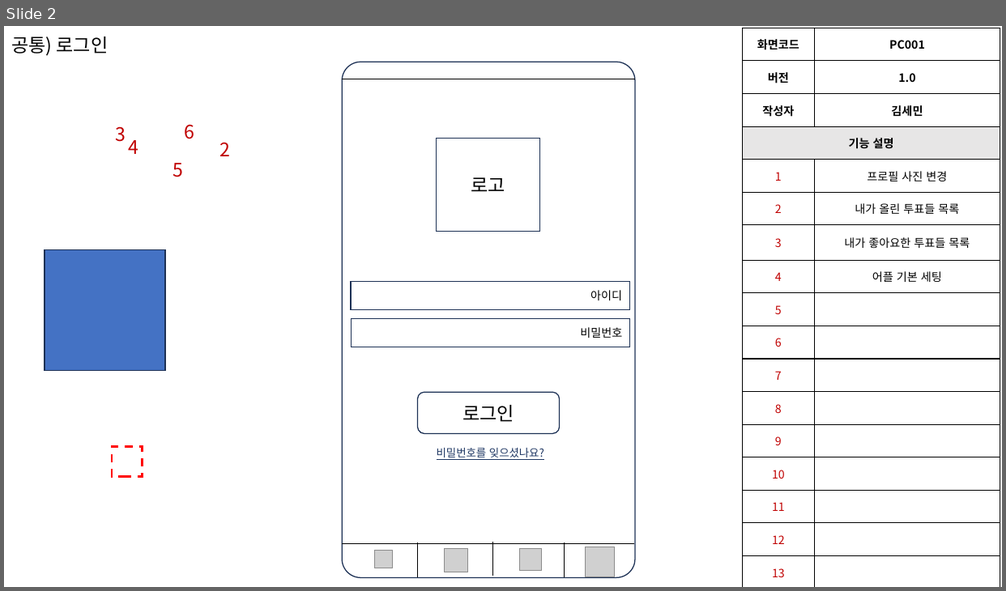
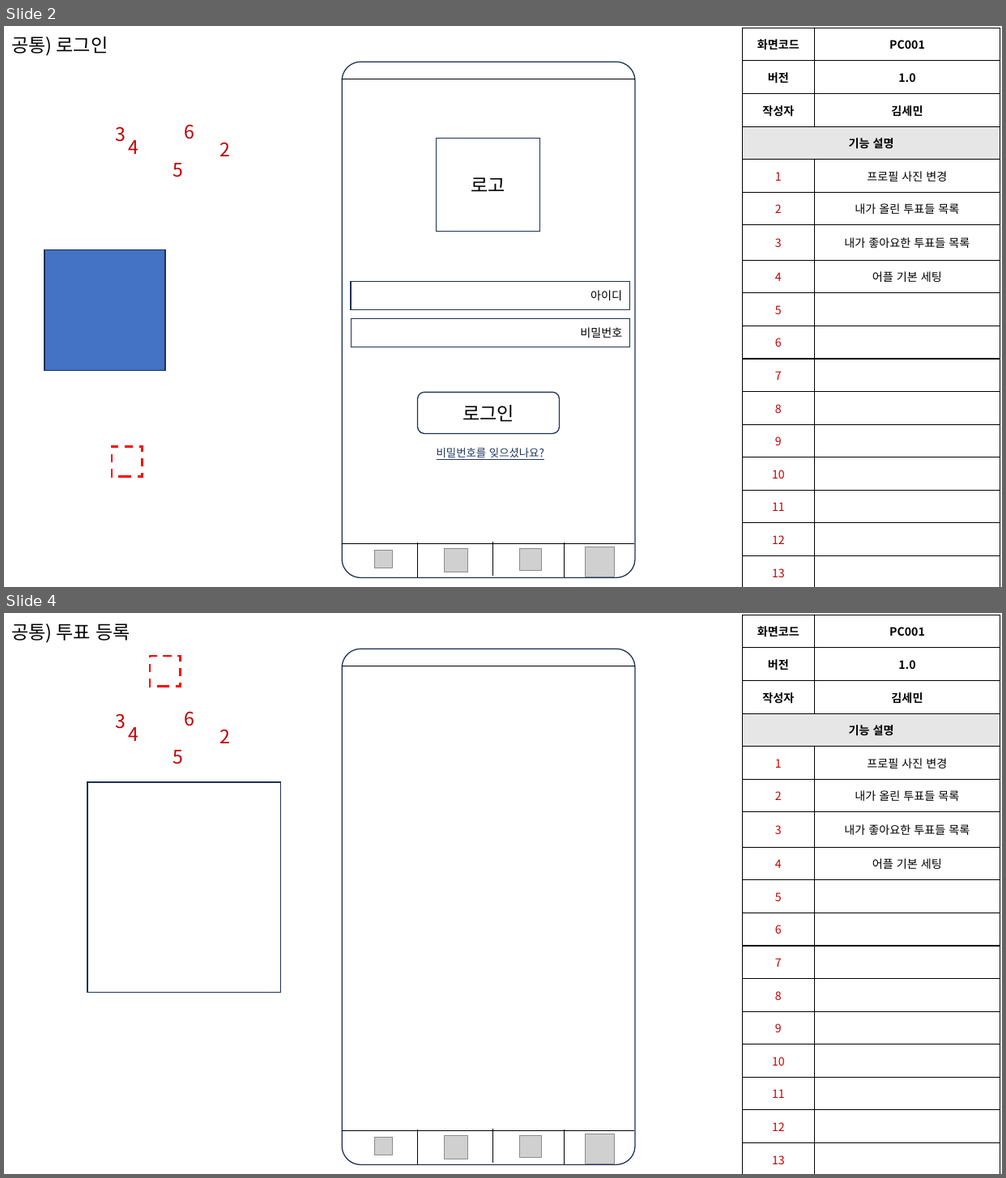
Before and after one commit to H-EH7/picker, a slide deck: 1. Documents/설계/골라말아 화면설계서_v1.0.pptm. Shown one above the other, each under a label of ours: slide 2 before the commit, slides 2 and 4 after it; the slides between them are not shown. The pictures are 1006x591 and 1006x1178 pixels, drawn with LibreOffice and Linux fonts; fonts in the diff are those of the drawing; grey boxes stand for pictures. Boxes give left, top, right and bottom in pixels: in the first picture for what was removed or moved away, otherwise in the second. Text is boxed around its words. In the diff, an @@ line names an element or a change of style, - is before the commit and + after.

```diff
--- a/1. Documents/설계/골라말아 화면설계서_v1.0.pptm
+++ b/1. Documents/설계/골라말아 화면설계서_v1.0.pptm
@@ slide 4 added at box(4, 613, 1002, 1174), background #FFFFFF @@
@@ text added at box(11, 624, 131, 643), 18 pt, text #000000 @@
+공통) 투표 등록
@@ table added at box(742, 615, 1000, 1174), 17 rows, 2 columns @@
+화면코드 | PC001
+버전 | 1.0
+작성자 | 김세민
+기능 설명 | 
+1 | 프로필 사진 변경
+2 | 내가 올린 투표들 목록
+3 | 내가 좋아요한 투표들 목록
+4 | 어플 기본 세팅
+5 | 
+6 | 
+7 | 
+8 | 
+9 | 
+10 | 
+11 | 
+12 | 
+13 | 
@@ rectangle added at box(150, 657, 181, 687), outline #FF0000 2 pt dashed @@
@@ rounded rectangle added at box(343, 649, 635, 1165), outline #1E3256 1 pt @@
@@ line added from (343, 666) to (635, 666), #000000 0.5 pt @@
@@ text added at box(116, 713, 126, 729), 18 pt, text #C00000 @@
+3
@@ text added at box(128, 727, 138, 741), 18 pt, text #C00000 @@
+4
@@ text added at box(184, 711, 194, 726), 18 pt, text #C00000 @@
+6
@@ text added at box(219, 729, 230, 743), 18 pt, text #C00000 @@
+2
@@ text added at box(172, 750, 183, 764), 18 pt, text #C00000 @@
+5
@@ rectangle added at box(88, 782, 281, 992), outline #1E3256 1 pt @@
@@ line added from (342, 1131) to (634, 1131), #000000 0.5 pt @@
@@ picture added at box(374, 1138, 393, 1156) @@
@@ line added from (418, 1131) to (418, 1165), #000000 0.5 pt @@
@@ picture added at box(444, 1135, 468, 1160) @@
@@ line added from (493, 1129) to (493, 1163), #000000 0.5 pt @@
@@ picture added at box(520, 1135, 542, 1157) @@
@@ line added from (564, 1131) to (564, 1165), #000000 0.5 pt @@
@@ picture added at box(585, 1134, 615, 1164) @@
```
Also in this commit, not shown: 4 slides changed.
